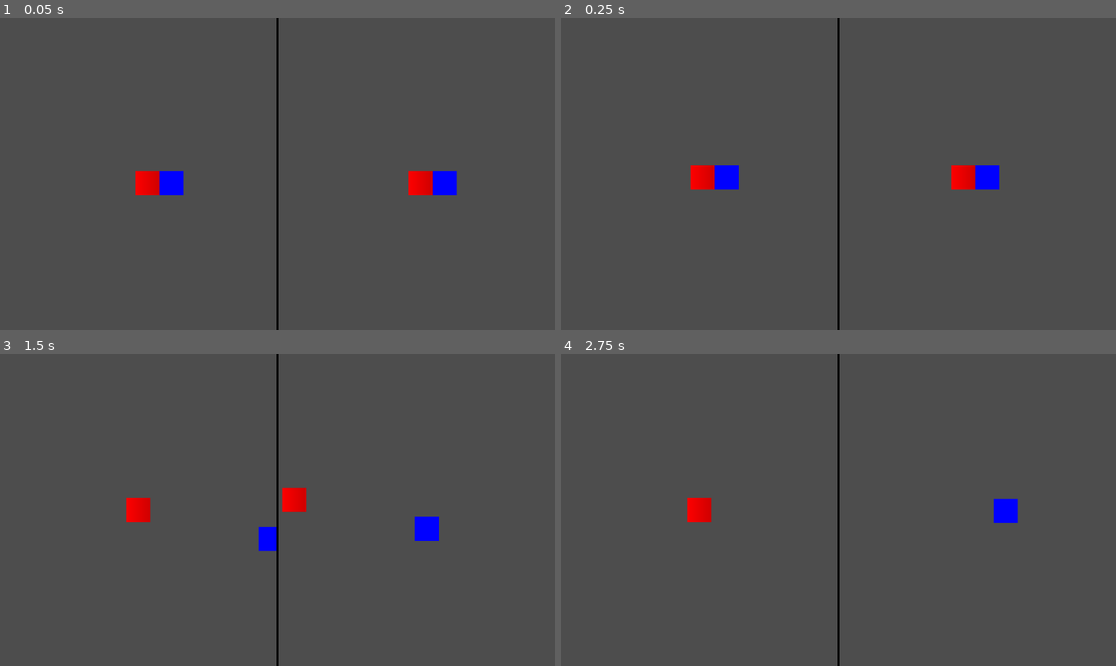
Above: before the commit, frames 1-4 (two rows, left to right).
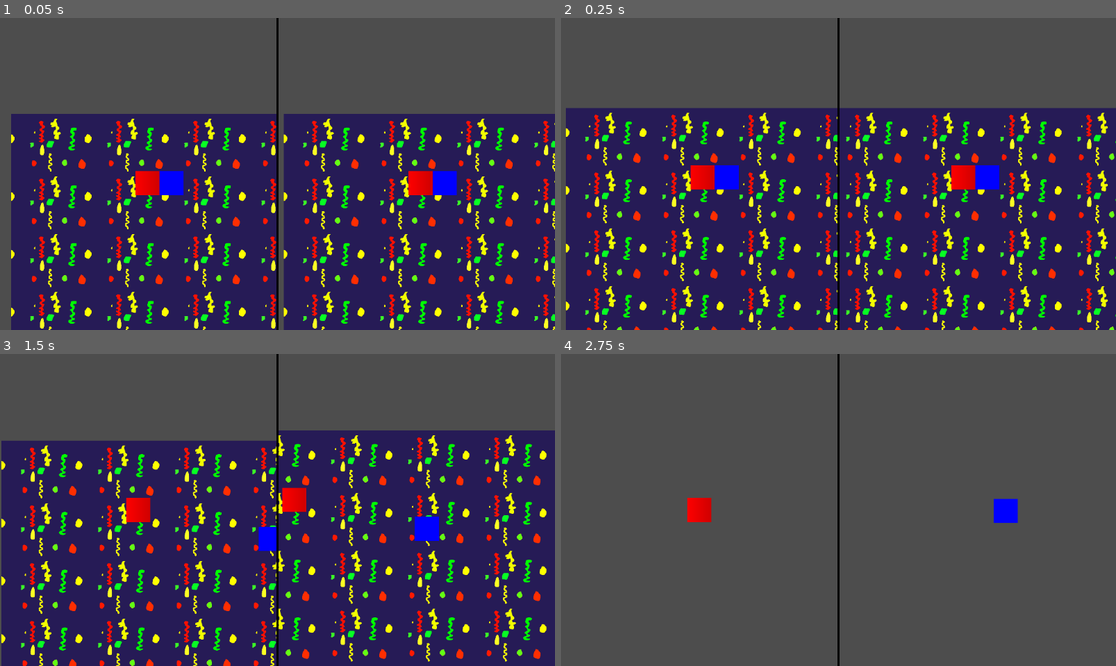
Above: after the commit, the same moments.

Repository: real-chicken-master/GDD112TempName
Game: Godot game, scene res://UI/splitscreen.tscn
The game is run twice, just before and just after one commit, with the same random seed, the same clock (stepped at 60 frames per second) and the same inputs.
Inputs:
- Up to frame 1 (0.05 s): no input
- Up to frame 2 (0.25 s): no input
- Up to frame 3 (1.5 s): tap Enter at 0.5 s; hold Right 0.53-1.28 s; hold Down from 1.28 s (still down)
- Up to frame 4 (2.75 s): release Down at 2.03 s; hold Right from 2.03 s (still down)

The runs differ from the first frame. In frame 1, 65% of the frame differs, in the area x 2-100%, y 30-100%; in frame 2, 68%; in frame 3, 72%, in the area x 0-100%, y 24-100%; in frame 4, nothing differs.

Commit message:
Adding temp background for main lobby

Diff:
--- a/lobby/main_lobby.tscn
+++ b/lobby/main_lobby.tscn
@@ -1,10 +1,19 @@
-[gd_scene load_steps=4 format=3 uid="uid://dxtgtd1cq23fw"]
+[gd_scene load_steps=5 format=3 uid="uid://dxtgtd1cq23fw"]
 
+[ext_resource type="Texture2D" uid="uid://neigjw7fl147" path="res://Texture and Mesh/concept aet foall.png" id="1_4t77j"]
 [ext_resource type="PackedScene" uid="uid://c6mx5yrnxiiqu" path="res://lobby/minigame_1.tscn" id="1_x04k7"]
 [ext_resource type="PackedScene" uid="uid://bvxji66hx528i" path="res://lobby/minigame_2.tscn" id="2_d72ml"]
 [ext_resource type="PackedScene" uid="uid://bwqor80lqgqvq" path="res://lobby/minigame_3.tscn" id="3_ufeh7"]
 
 [node name="Main Lobby" type="Node2D"]
+
+[node name="ConceptAetFoall" type="Sprite2D" parent="."]
+texture_repeat = 2
+position = Vector2(642, 414)
+scale = Vector2(0.2, 0.2)
+texture = ExtResource("1_4t77j")
+region_enabled = true
+region_rect = Rect2(-4882.63, -2441.5, 9006.17, 5331.39)
 
 [node name="Minigame Start" type="Node2D" parent="."]
 
Renamed: concept aet foall.png -> Texture and Mesh/concept aet foall.png
Not shown, changed: Texture and Mesh/concept aet foall.png.import
Renamed: poeple concept art.png -> Texture and Mesh/poeple concept art.png
